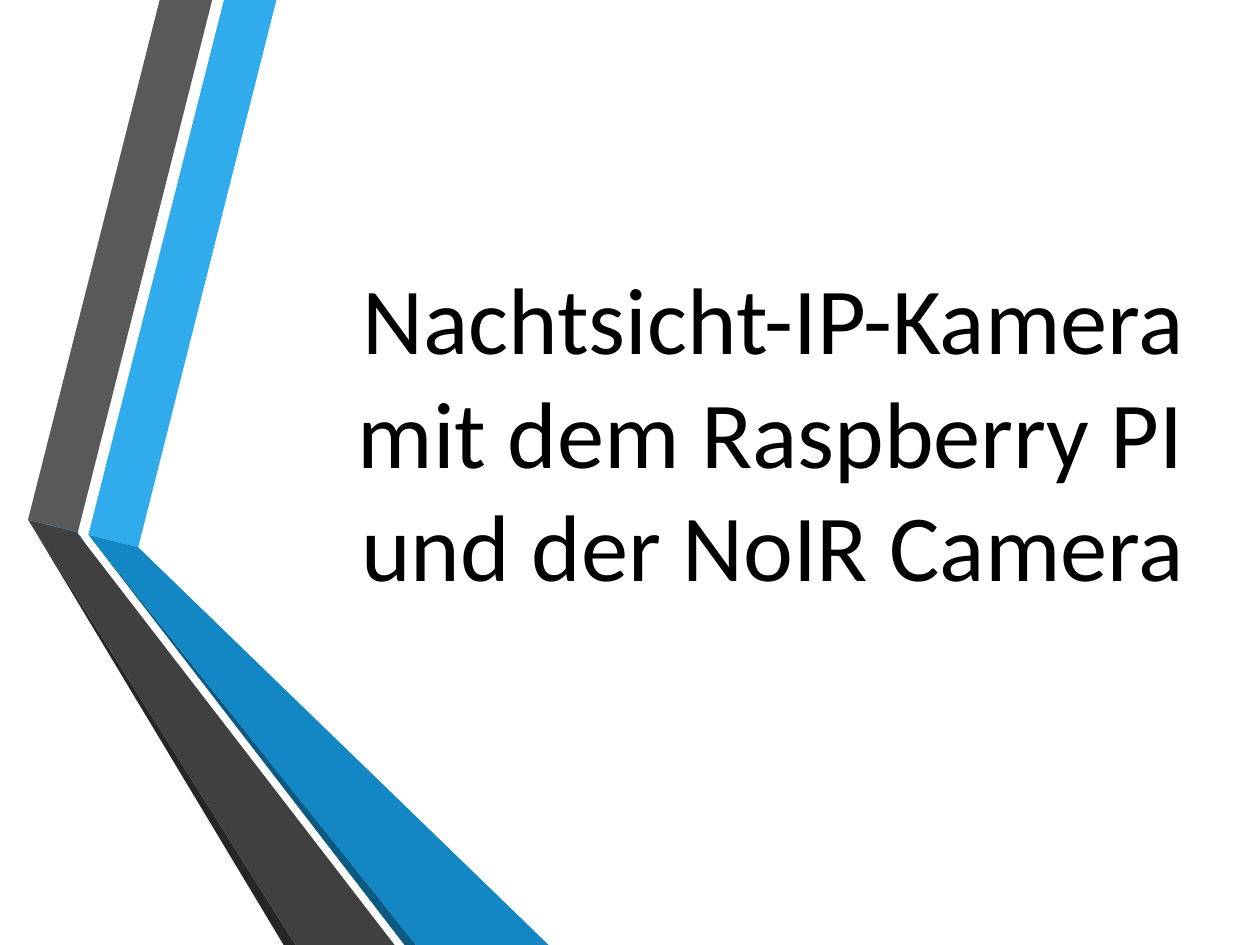
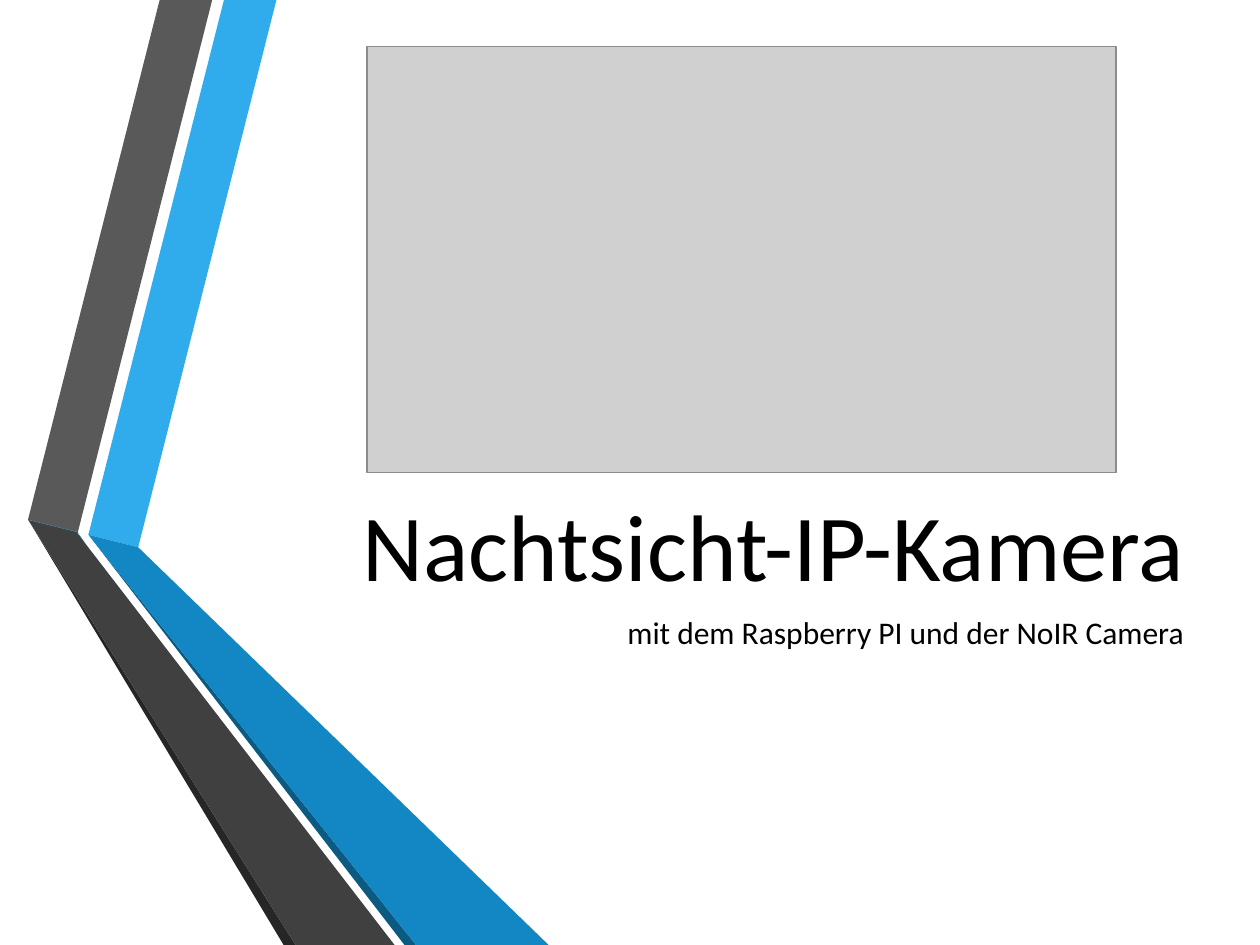
Before and after one commit to domeix/RSPiNoIR, a slide deck: slide 1 of Praesi.pptx. Drawn at 1260x945 pixels with LibreOffice and Linux fonts; fonts in the diff are those of the drawing; grey boxes stand for pictures; background and template pictures are left out. Boxes give left, top, right and bottom in pixels: in the first picture for what was removed or moved away, otherwise in the second. Text is boxed around its words. In the diff, an @@ line names an element or a change of style, - is before the commit and + after.

```diff
--- a/Praesi.pptx
+++ b/Praesi.pptx
@@ picture added at (367,47,1116,472) @@
@@ title at (362,515,1183,582): text changed @@
-Nachtsicht-IP-Kamera mit dem Raspberry PI und der NoIR Camera
+Nachtsicht-IP-Kamera
@@ subtitle added at (627,622,1184,649), 18 pt, text #000000 @@
+mit dem Raspberry PI und der NoIR Camera
```
Also in this commit, not shown: 8 other slides changed, 4 slides added, 1 slide removed.
